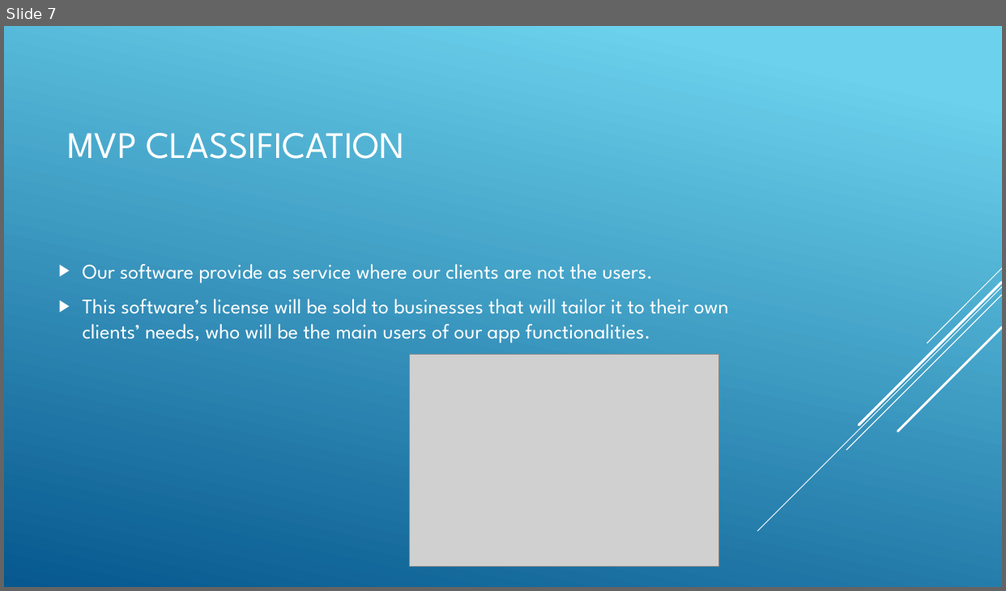
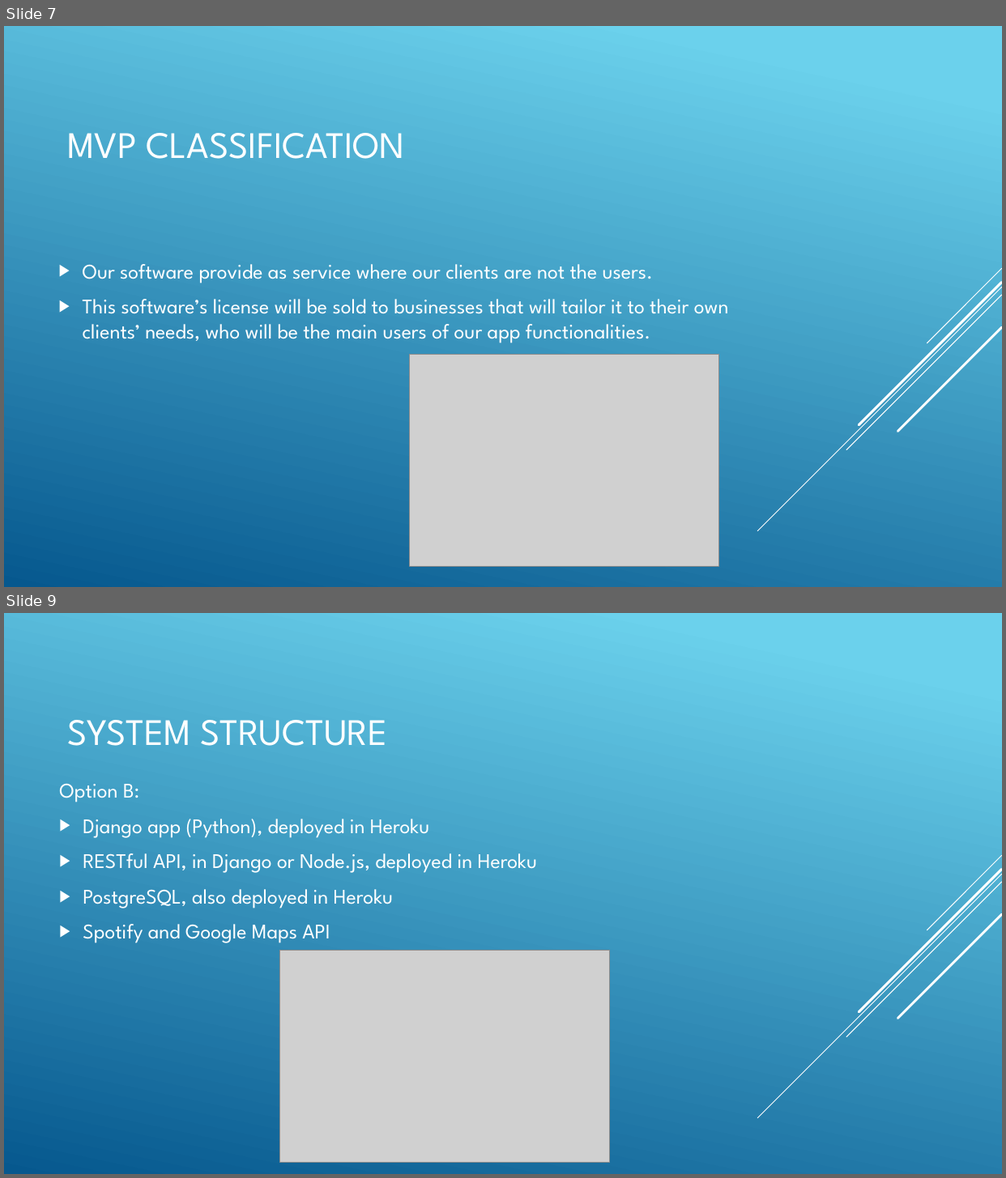
Before and after one commit to pabreblob/capsulefy, a slide deck: Week 1 docs/JUKEVOTE.pptx. Shown one above the other, each under a label of ours: slide 7 before the commit, slides 7 and 9 after it; the slides between them are not shown. The pictures are 1006x591 and 1006x1178 pixels, drawn with LibreOffice and Linux fonts; fonts in the diff are those of the drawing; grey boxes stand for pictures. Boxes give left, top, right and bottom in pixels: in the first picture for what was removed or moved away, otherwise in the second. Text is boxed around its words. In the diff, an @@ line names an element or a change of style, - is before the commit and + after.

```diff
--- a/Week 1 docs/JUKEVOTE.pptx
+++ b/Week 1 docs/JUKEVOTE.pptx
@@ slide 9 added at [4, 613, 1002, 1174], background gradient #6ED2EB to #06588E; not listed: 5 template elements that a slide beside it also shows @@
@@ title added at [67, 720, 387, 746], 36 pt, text #FFFFFF @@
+SYSTEM STRUCTURE
@@ text added at [59, 784, 537, 943], 20 pt, text #FFFFFF @@
+Option B:
+▶ Django app (Python), deployed in Heroku
+▶ RESTful API, in Django or Node.js, deployed in Heroku
+▶ PostgreSQL, also deployed in Heroku
+▶ Spotify and Google Maps API
@@ picture added at [279, 950, 610, 1162] @@
```
Also in this commit, not shown: 7 slides changed, 3 other slides added, 1 slide removed, 1 other file.
